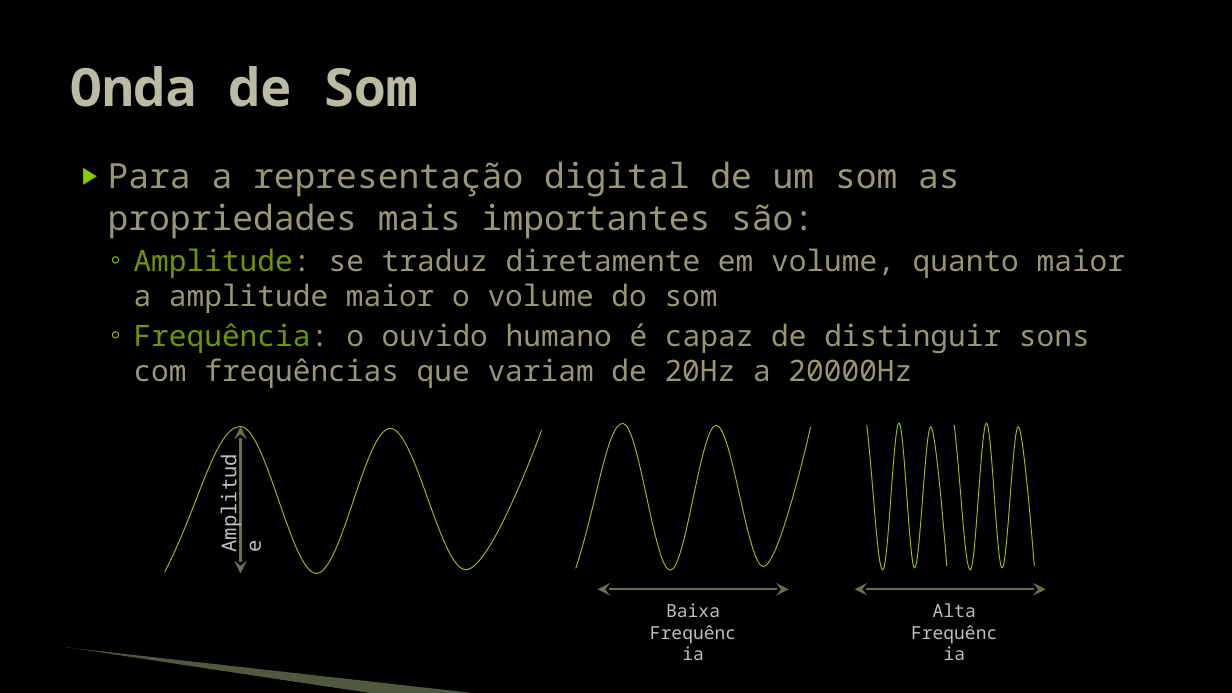
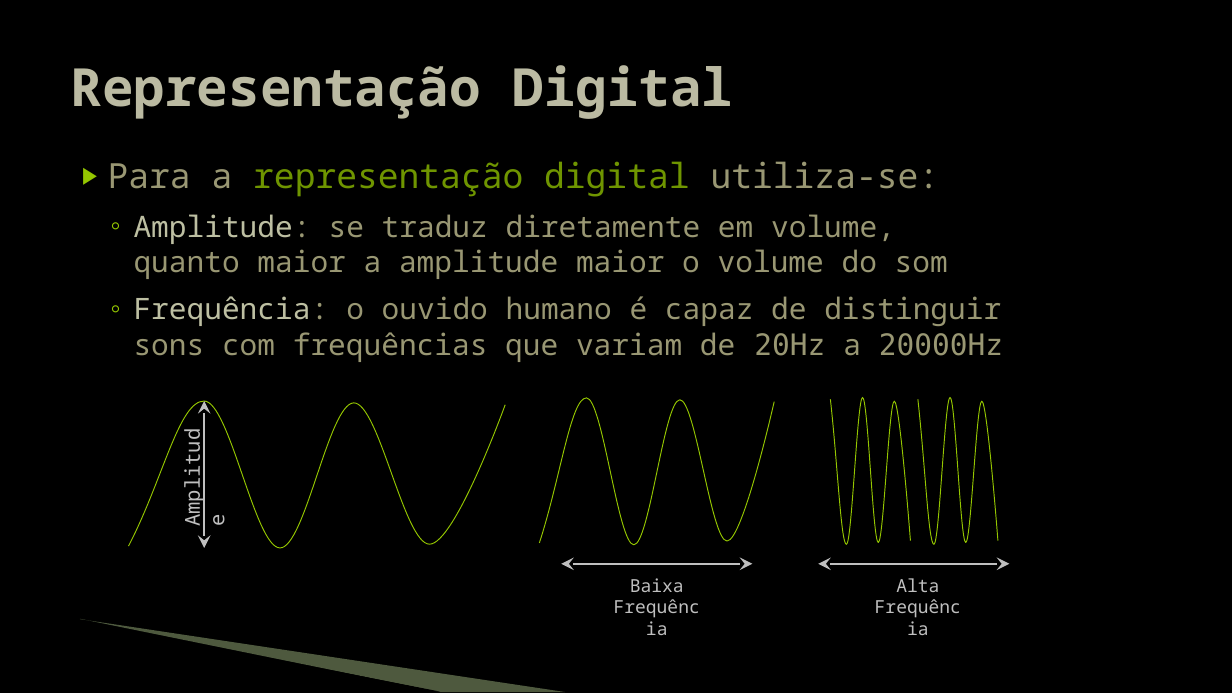
Before and after one commit to JudsonSS/Jogos, a slide deck: slide 5 of Slides/15. Reprodução de Áudio.pptx. Drawn at 1232x693 pixels with LibreOffice and Linux fonts; fonts in the diff are those of the drawing; background and template pictures are left out. Boxes give left, top, right and bottom in pixels: in the first picture for what was removed or moved away, otherwise in the second. Text is boxed around its words. In the diff, an @@ line names an element or a change of style, - is before the commit and + after.

```diff
--- a/Slides/15. Reprodução de Áudio.pptx
+++ b/Slides/15. Reprodução de Áudio.pptx
@@ title at [71, 65, 734, 119]: text changed @@
-Onda de Som
+Representação Digital
@@ text at [108, 161, 940, 197]: text changed; text colour #999773 to #6F9400 @@
-▶ Para a representação digital de um som as propriedades mais importantes são:
+▶ Para a representação digital utiliza-se:
@@ text at [134, 214, 1003, 362]: text colour #6F9400 to #BDBFA2 in "Amplitude:", "Frequência:"; font Noto Sans Mono to DejaVu Sans Mono in "20Hz 20000Hz"; more space between paragraphs @@
@@ double arrow (204, 548) - (204, 401): stroke #6C6F4C 1.75 pt to #BFBFBF 1.75 pt @@
@@ double arrow (561, 564) - (752, 564): stroke #6C6F4C 1.75 pt to #BFBFBF 1.75 pt @@
@@ 4 freeform shapes, 3 texts, 3 double arrows: place and size @@
-4 freeform shapes, 3 texts, 3 double arrows at [165, 423, 1046, 617]
+4 freeform shapes, 3 texts, 3 double arrows at [128, 397, 1009, 592]
@@ double arrow (819, 564) - (1009, 564): stroke #6C6F4C 1.75 pt to #BFBFBF 1.75 pt @@
@@ freeform shape: place and size @@
-freeform shape at [66, 649, 374, 693]
+freeform shape at [78, 621, 440, 692]
@@ freeform shape: place and size @@
-freeform shape at [67, 648, 481, 693]
+freeform shape at [80, 619, 566, 692]
```
Also in this commit, not shown: 19 other slides changed.
